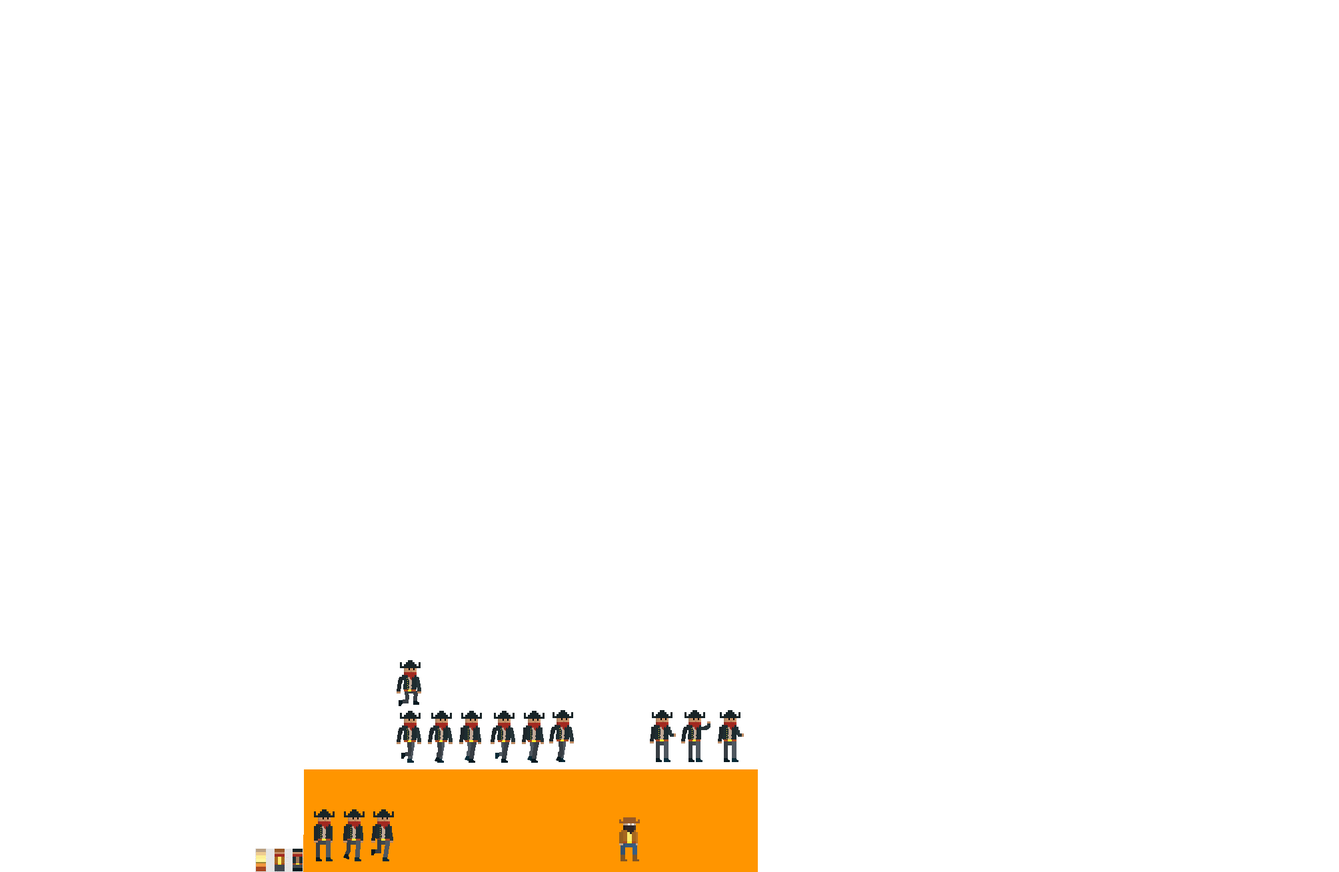
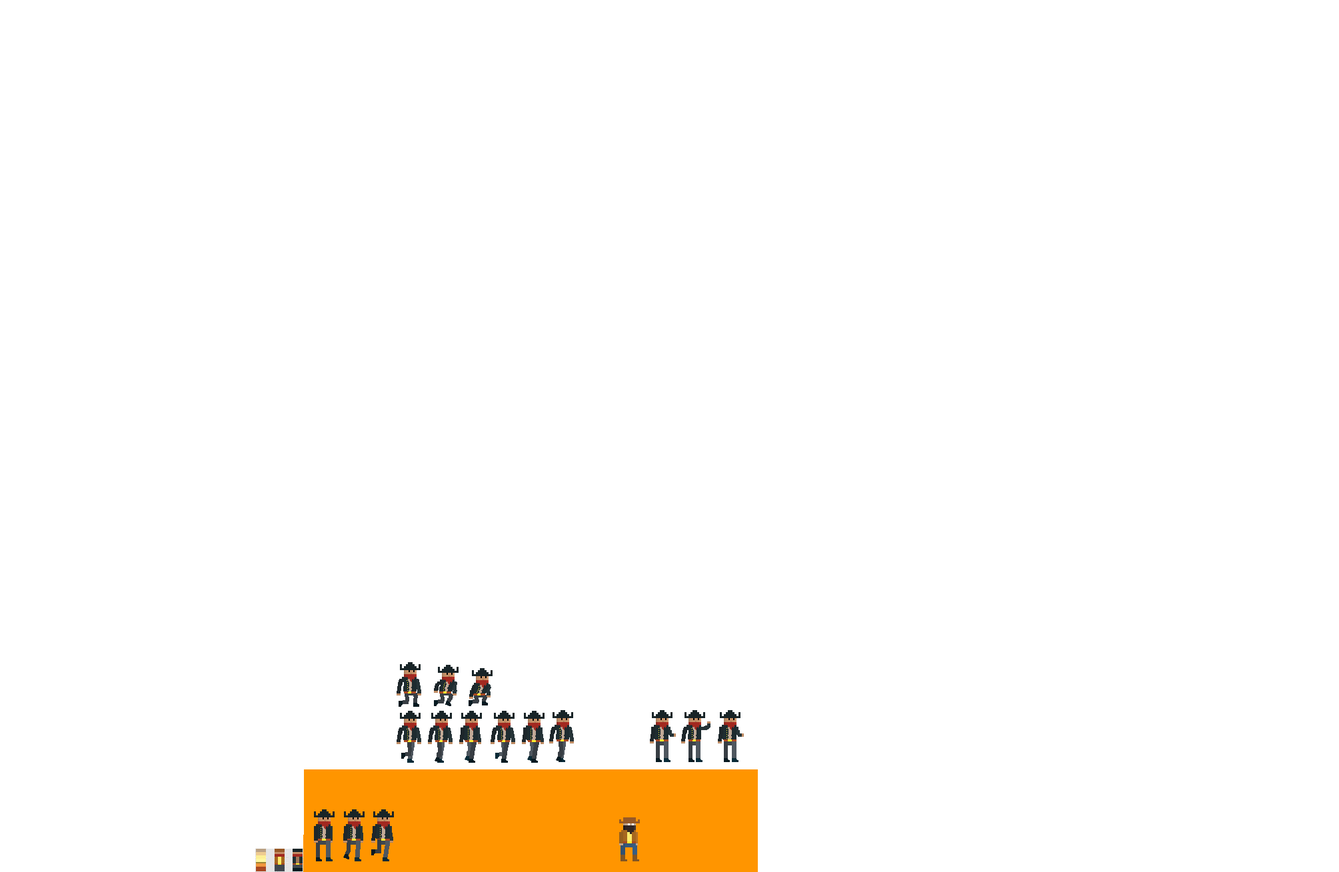
Layer changes from the first 1339×872 image to the second:
renamed "Lager 3" to "crouch 3", painted on it over (396, 660, 493, 708)
